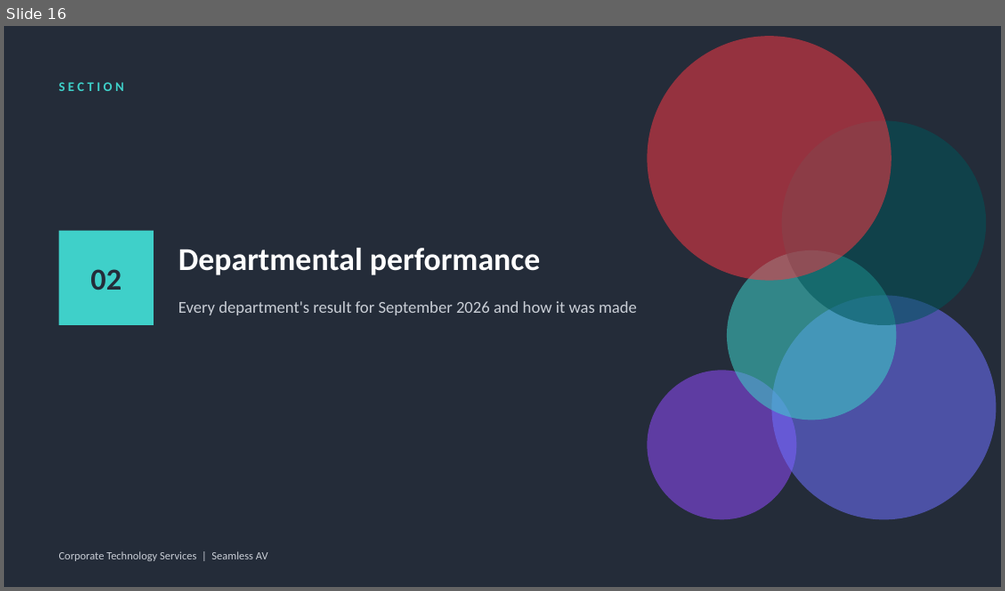
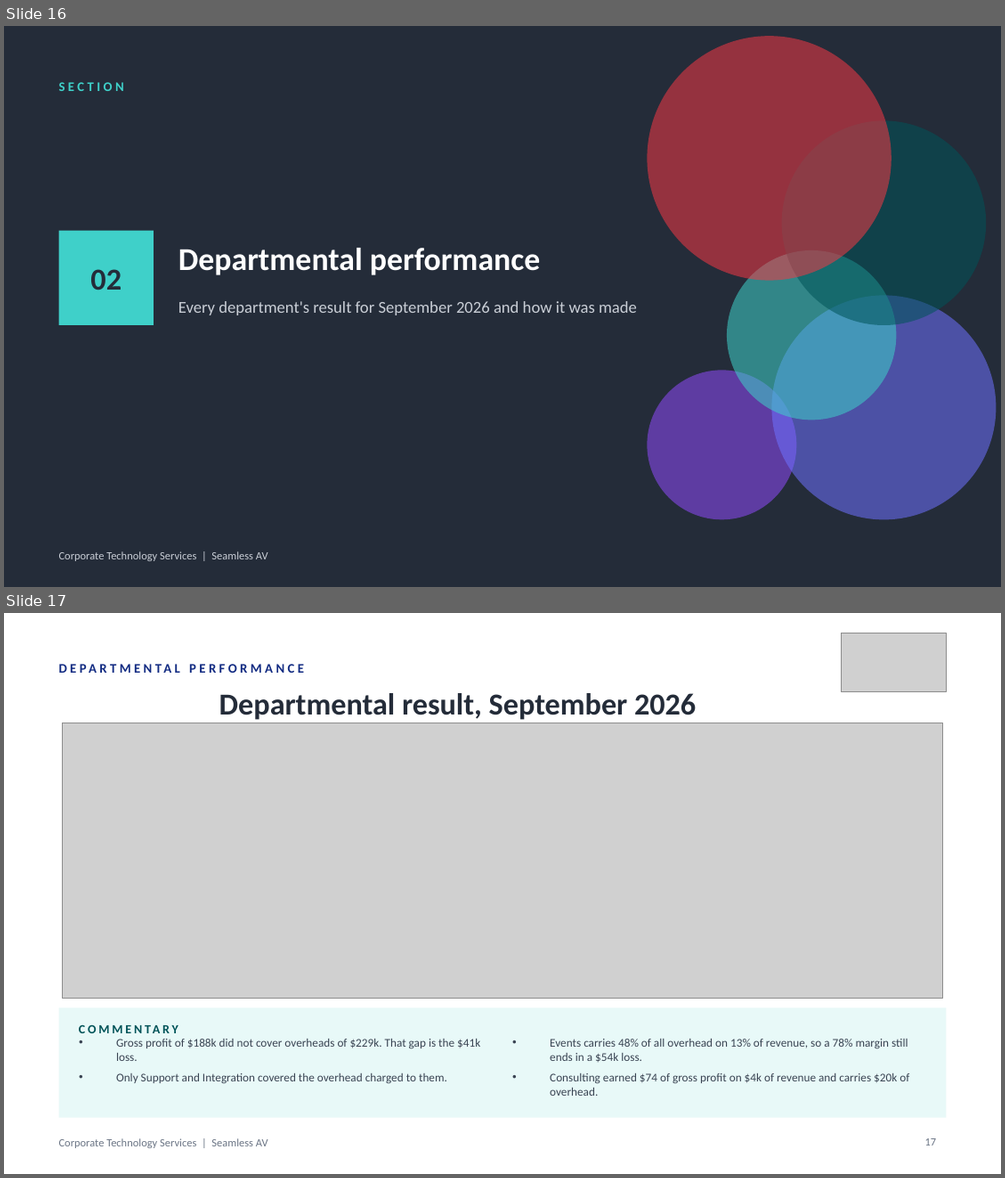
Before and after one commit to WesleyNelson-O33/Claude, a slide deck: deck/CTS Monthly Business Review - 30092026.pptx. Shown one above the other, each under a label of ours: slide 16 before the commit, slides 16 and 17 after it. The pictures are 1005x591 and 1005x1178 pixels, drawn with LibreOffice and Linux fonts; fonts in the diff are those of the drawing; grey boxes stand for pictures. Boxes give left, top, right and bottom in pixels: in the first picture for what was removed or moved away, otherwise in the second. Text is boxed around its words. In the diff, an @@ line names an element or a change of style, - is before the commit and + after.

```diff
--- a/deck/CTS Monthly Business Review - 30092026.pptx
+++ b/deck/CTS Monthly Business Review - 30092026.pptx
@@ slide 17 added at bbox=[4, 613, 1001, 1174], background #FFFFFF @@
@@ picture added at bbox=[841, 633, 946, 691] @@
@@ text added at bbox=[59, 653, 757, 682], 9.5 pt, text #122B82, bold @@
+DEPARTMENTAL PERFORMANCE
@@ text added at bbox=[219, 693, 696, 720], 22 pt, text #242C39, bold @@
+Departmental result, September 2026
@@ picture added at bbox=[63, 722, 943, 997] @@
@@ rectangle added at bbox=[59, 1008, 946, 1118], fill #E8F9F8 @@
@@ text added at bbox=[79, 1015, 378, 1040], 9 pt, text #005358, bold @@
+COMMENTARY
@@ text added at bbox=[116, 1038, 480, 1083], 8.5 pt, text #3A4453 @@
+• Gross profit of $188k did not cover overheads of $229k. That gap is the $41k loss.
+• Only Support and Integration covered the overhead charged to them.
@@ text added at bbox=[550, 1038, 909, 1095], 8.5 pt, text #3A4453 @@
+• Events carries 48% of all overhead on 13% of revenue, so a 78% margin still ends in a $54k loss.
+• Consulting earned $74 of gross profit on $4k of revenue and carries $20k of overhead.
@@ text added at bbox=[59, 1138, 268, 1148], 8 pt, text #6B7585 @@
+Corporate Technology Services | Seamless AV
@@ page number added at bbox=[925, 1138, 937, 1145], 8 pt, text #6B7585 @@
+17
```
Also in this commit, not shown: 1 slide changed, 9 other files.
